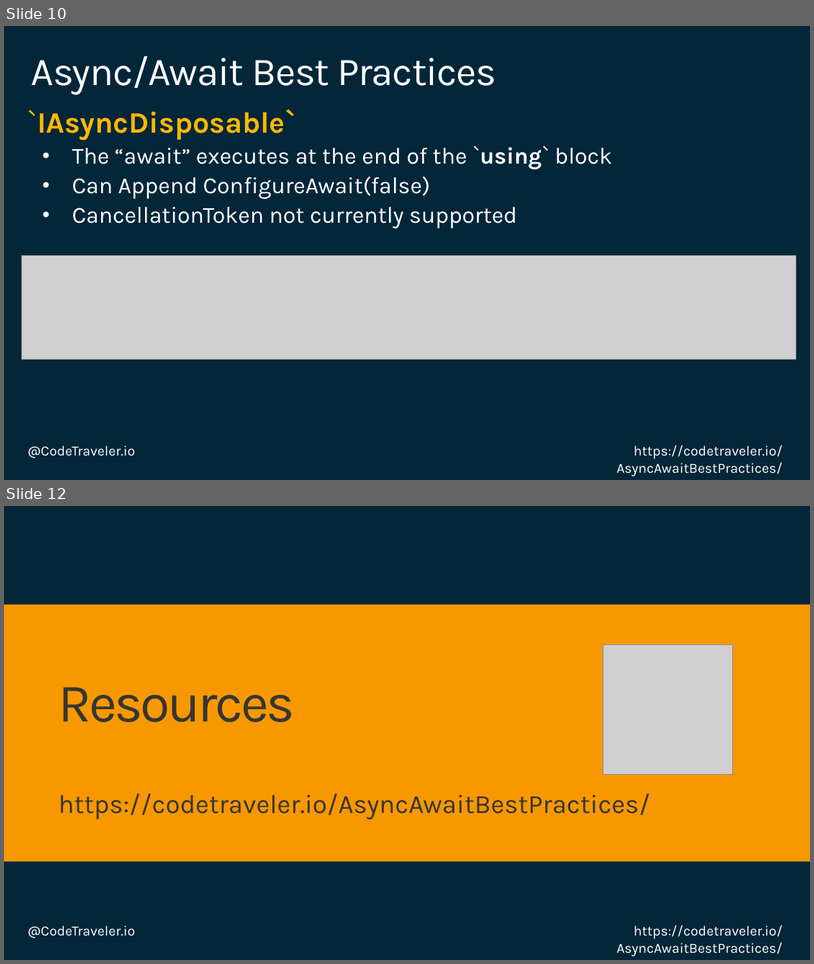
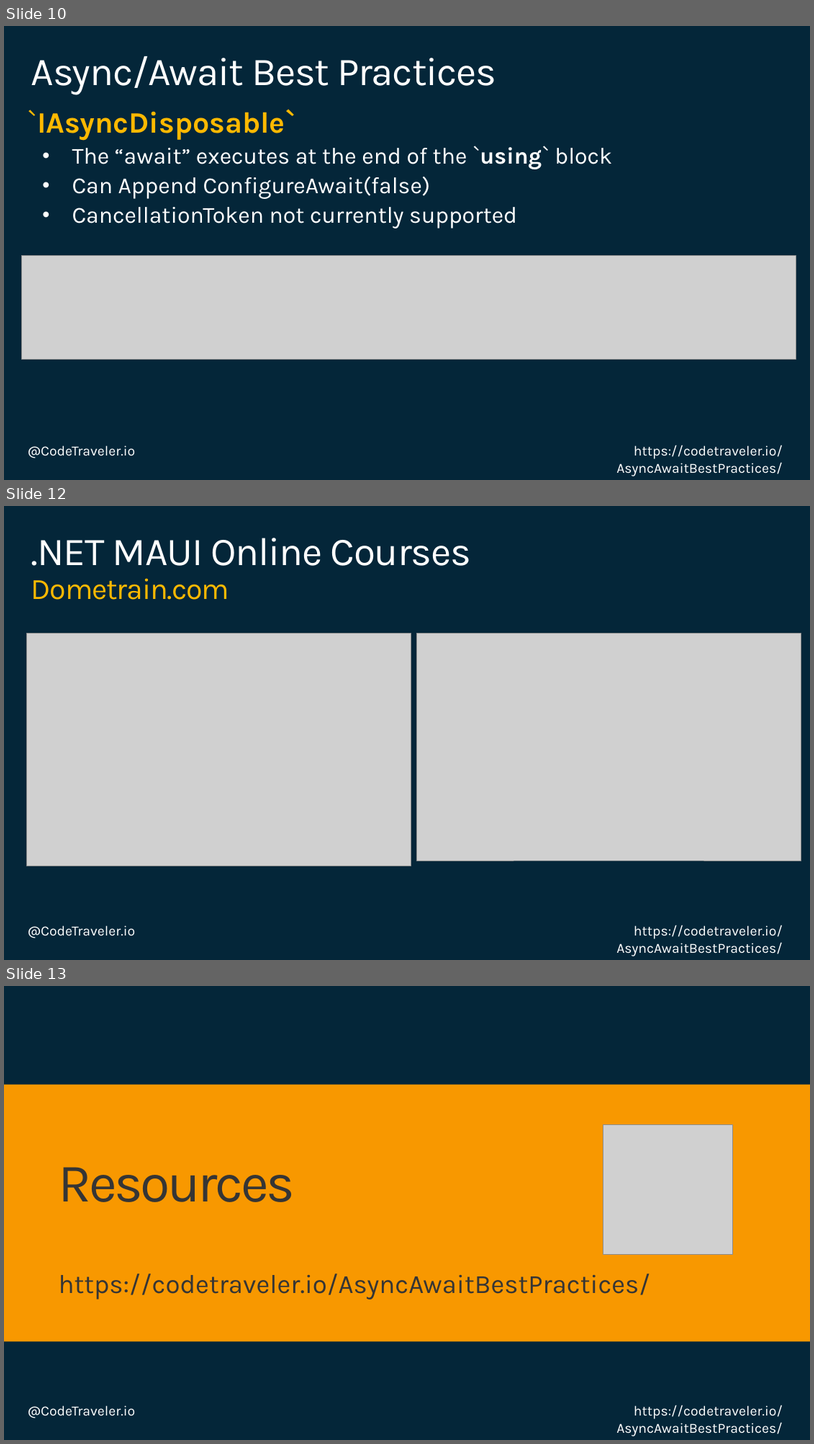
Before and after one commit to TheCodeTraveler/BecomeAnExpertWithAsyncAwait, a slide deck: 2. Correcting Common Async Await Mistakes/AsyncAwaitBestPractices.pptx. Shown one above the other, each under a label of ours: slides 10 and 12 before the commit, slides 10, 12 and 13 after it; the slides between them are not shown. The pictures are 814x964 and 814x1444 pixels, drawn with LibreOffice and Linux fonts; fonts in the diff are those of the drawing; grey boxes stand for pictures; background and template pictures are left out. Boxes give left, top, right and bottom in pixels: in the first picture for what was removed or moved away, otherwise in the second. Text is boxed around its words. In the diff, an @@ line names an element or a change of style, - is before the commit and + after.

```diff
--- a/2. Correcting Common Async Await Mistakes/AsyncAwaitBestPractices.pptx
+++ b/2. Correcting Common Async Await Mistakes/AsyncAwaitBestPractices.pptx
@@ slide 12 added at (x1=4, y1=506, x2=810, y2=960), background #042639; not listed: 2 template elements that a slide beside it also shows @@
@@ title added at (x1=31, y1=538, x2=472, y2=600), 48 pt, text #FFFFFF @@
+.NET MAUI Online Courses
+Dometrain.com
@@ picture added at (x1=26, y1=633, x2=411, y2=865) @@
@@ picture added at (x1=417, y1=633, x2=801, y2=860) @@
@@ what was slide 12 is now slide 13 @@
```
Also in this commit, not shown: 1 other slide added, 1 slide removed.
